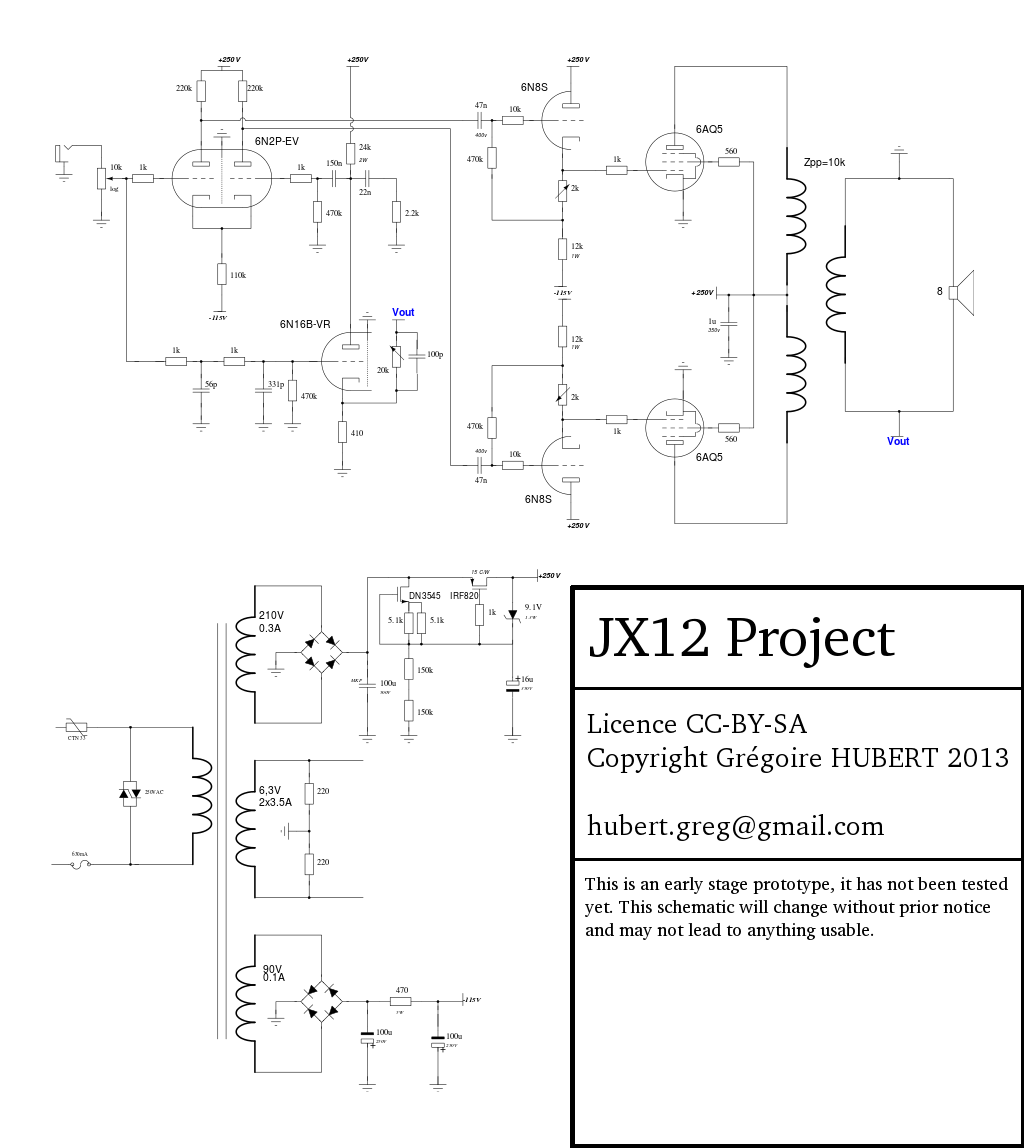
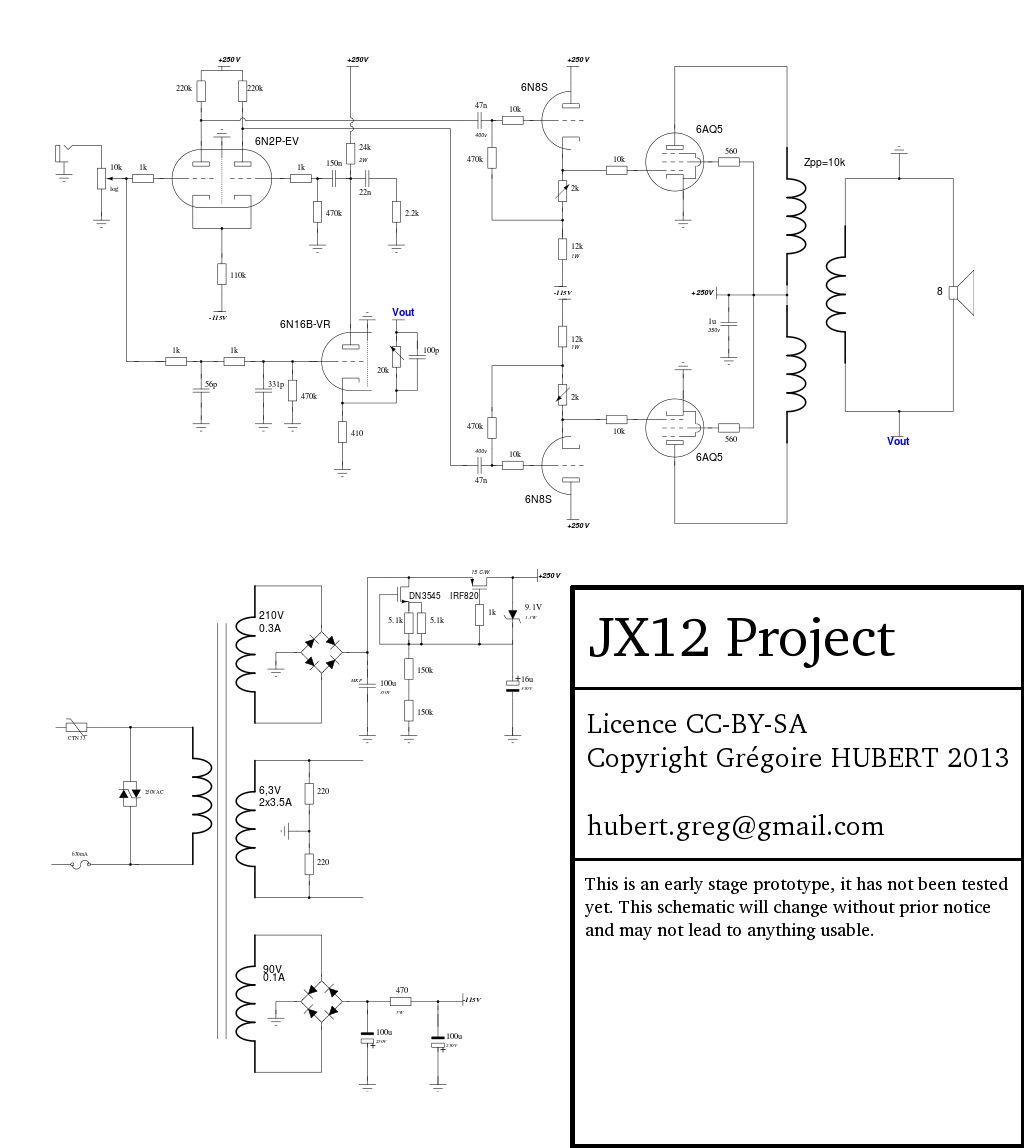
The second 1024×1148 image is a revision of the first. Changes to its layers:
painted on "JX12.svg" over [380, 156, 626, 694]
